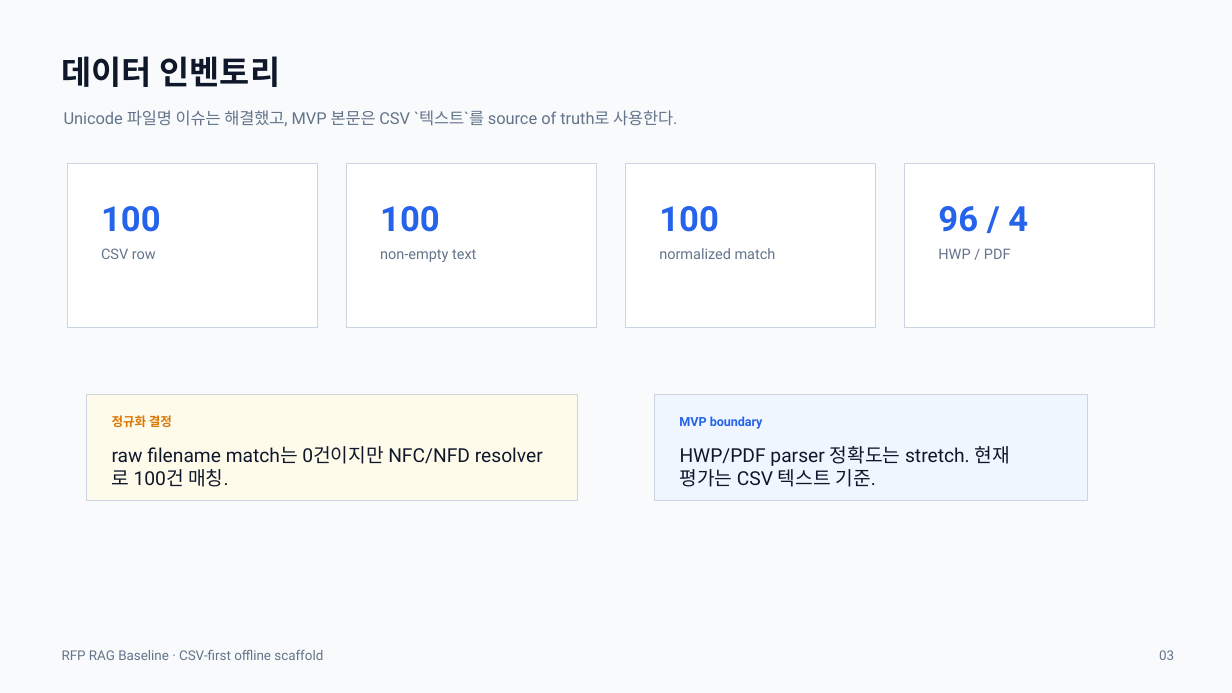
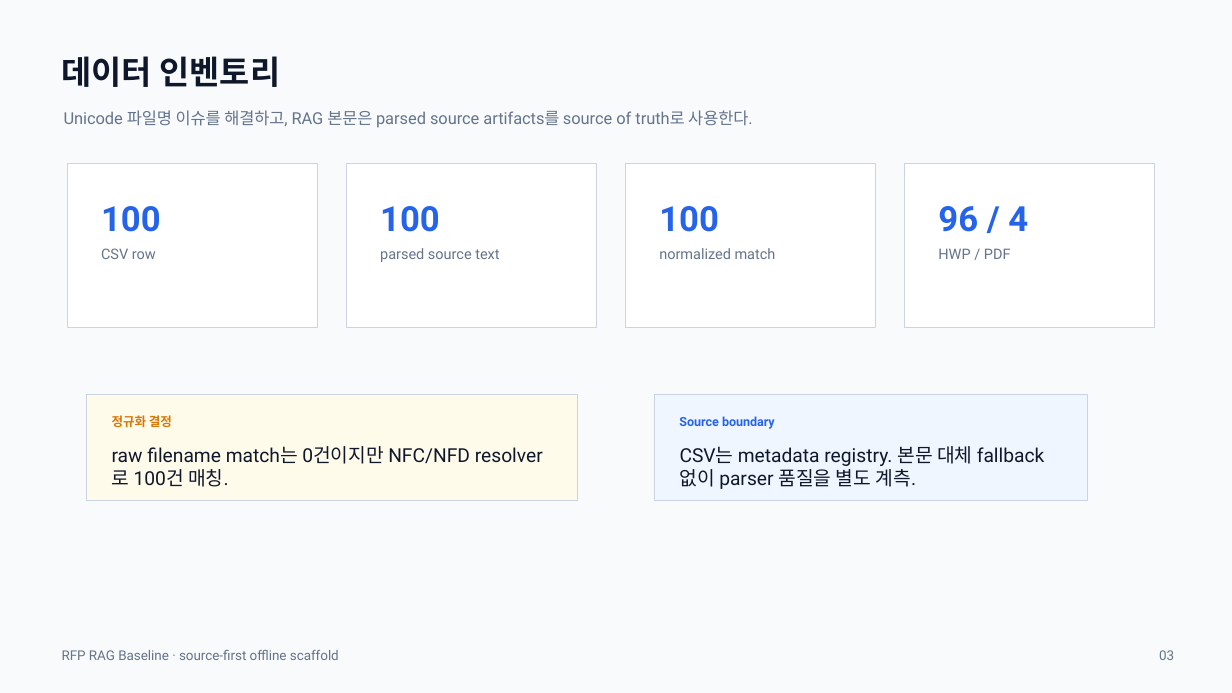
Before and after one commit to hskim-solv/rfp-rag, a slide deck: slide 3 of deliverables/rfp-rag-baseline-presentation.pptx. Drawn at 1232x693 pixels with LibreOffice and Linux fonts; fonts in the diff are those of the drawing. Boxes give left, top, right and bottom in pixels: in the first picture for what was removed or moved away, otherwise in the second. Text is boxed around its words. In the diff, an @@ line names an element or a change of style, - is before the commit and + after.

Commit message:
feat: make RAG indexing source-first

```diff
--- a/deliverables/rfp-rag-baseline-presentation.pptx
+++ b/deliverables/rfp-rag-baseline-presentation.pptx
@@ text at (x1=64, y1=110, x2=752, y2=128): text changed @@
-Unicode 파일명 이슈는 해결했고, MVP 본문은 CSV `텍스트`를 source of truth로 사용한다.
+Unicode 파일명 이슈를 해결하고, RAG 본문은 parsed source artifacts를 source of truth로 사용한다.
@@ text at (x1=380, y1=248, x2=499, y2=262): text changed @@
-non-empty text
+parsed source text
@@ text at (x1=679, y1=416, x2=775, y2=429): text changed @@
-MVP boundary
+Source boundary
@@ text at (x1=680, y1=446, x2=1045, y2=489): text changed @@
-HWP/PDF parser 정확도는 stretch. 현재 평가는 CSV 텍스트 기준.
+CSV는 metadata registry. 본문 대체 fallback 없이 parser 품질을 별도 계측.
@@ text at (x1=62, y1=650, x2=339, y2=660): text changed @@
-RFP RAG Baseline · CSV-first offline scaffold
+RFP RAG Baseline · source-first offline scaffold
```
Also in this commit, not shown: 9 other slides changed, 23 other files.
